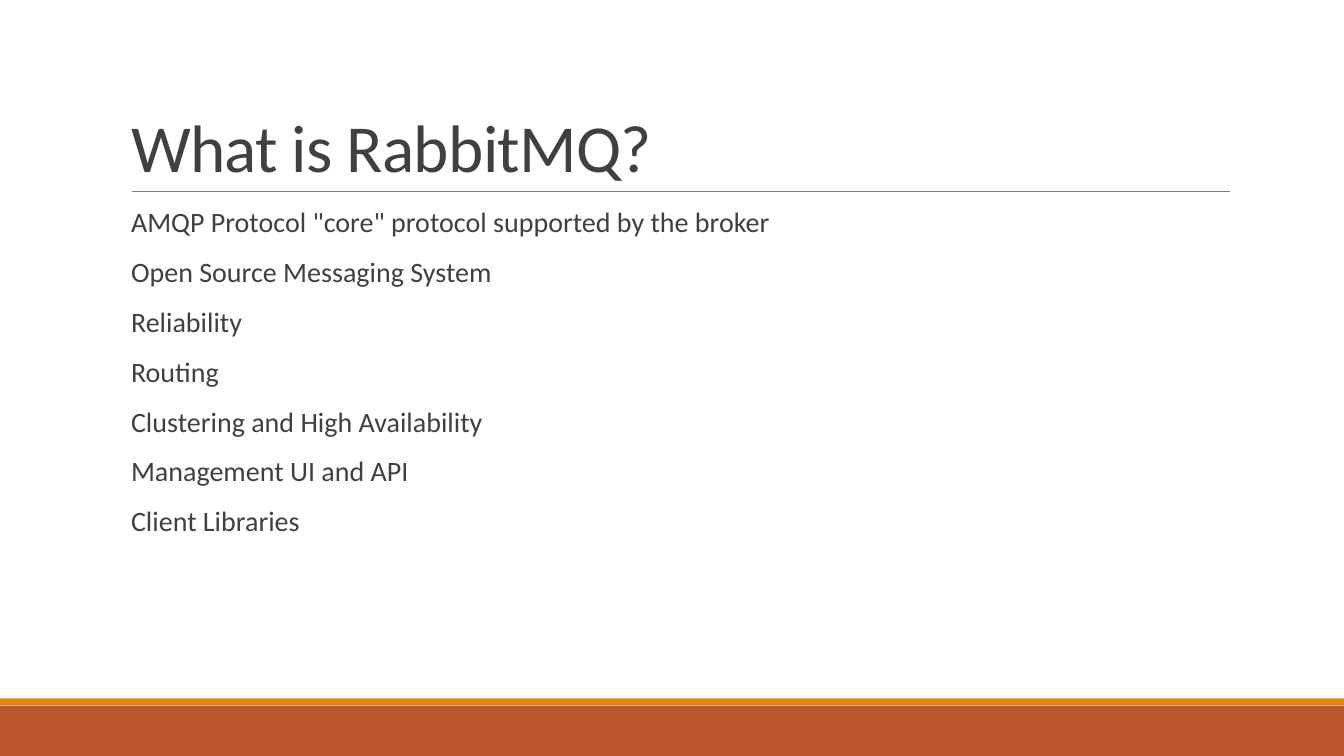
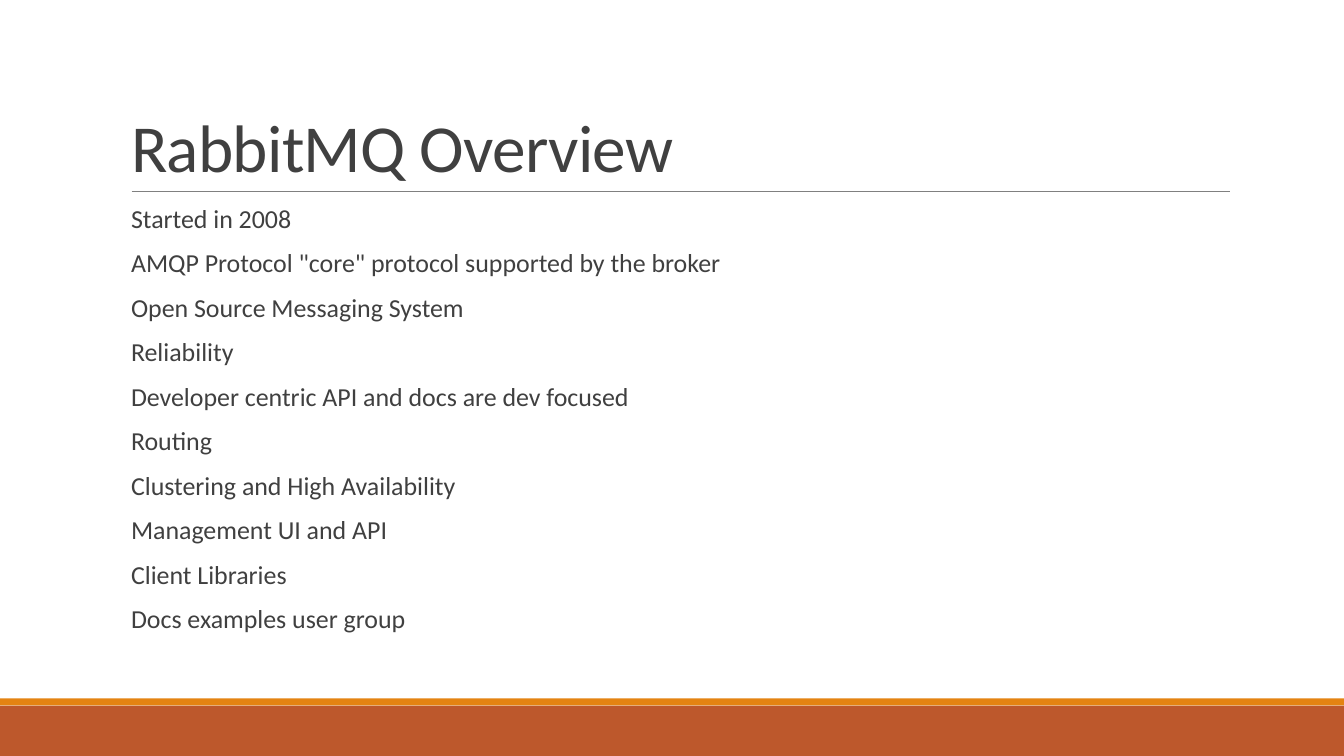
Before and after one commit to JasonRowe/TCCC23, a slide deck: slide 4 of Microservice_plumbing_with_RabbitMQ.pptx (slide 8 before the commit). Drawn at 1344x756 pixels with LibreOffice and Linux fonts; fonts in the diff are those of the drawing. Boxes give left, top, right and bottom in pixels: in the first picture for what was removed or moved away, otherwise in the second. Text is boxed around its words. In the diff, an @@ line names an element or a change of style, - is before the commit and + after.

Commit message:
more slides

```diff
--- a/Microservice_plumbing_with_RabbitMQ.pptx
+++ b/Microservice_plumbing_with_RabbitMQ.pptx
@@ title at bbox=[131, 125, 674, 181]: text changed @@
-What is RabbitMQ?
+RabbitMQ Overview
@@ text at bbox=[131, 210, 291, 228]: paragraph added @@
+  Started in 2008
@@ text at bbox=[131, 254, 721, 584]: size 20 to 18.5 pt in "AMQP Protocol "core" protocol supported by the ...", "Open Source Messaging System", "Reliability", "Routing" and 3 more places; line spacing 0.9 to 0.8 @@
@@ text at bbox=[131, 388, 628, 410]: paragraph added @@
+  Developer centric API and docs are dev focused
@@ text at bbox=[131, 610, 406, 633]: paragraph added @@
+  Docs examples user group
```
Also in this commit, not shown: 4 other slides changed, 16 slides added.
